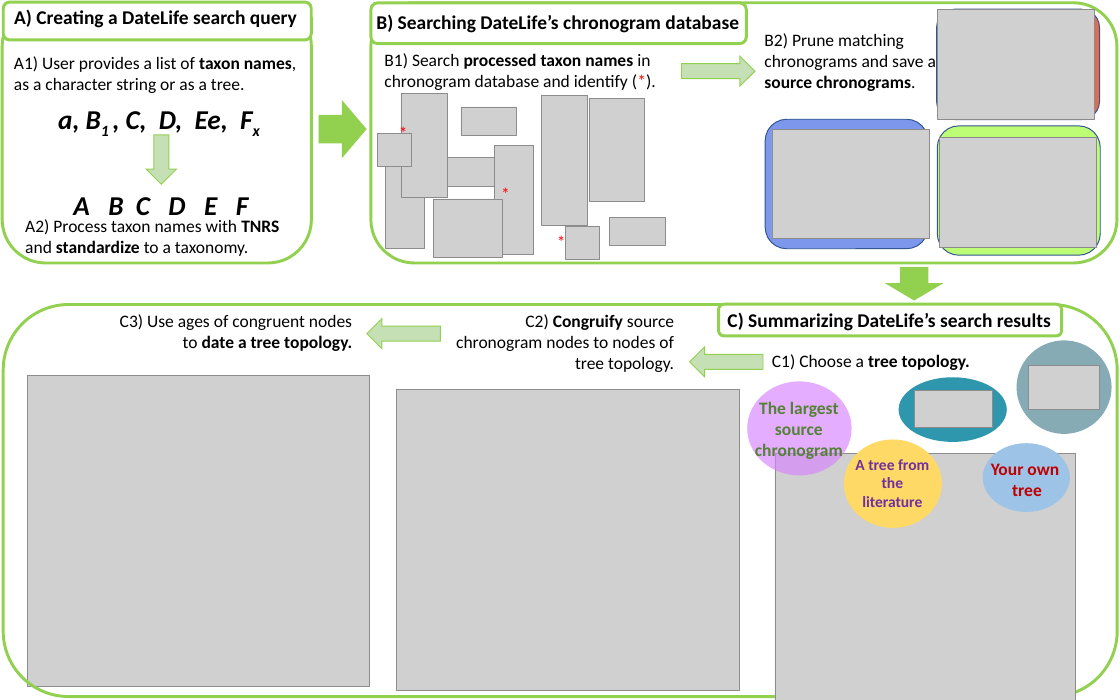
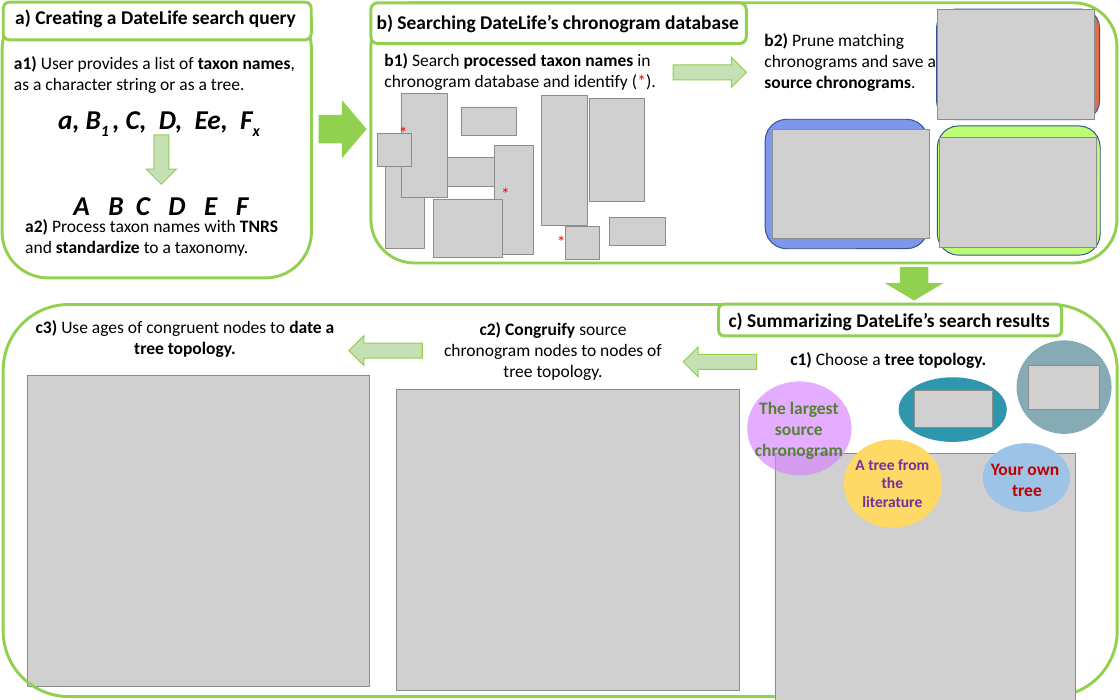
Before and after one commit to LunaSare/datelifeMS1, a slide deck: slide 1 of figures/figure-workflow/figure1-new.pptx. Drawn at 1120x700 pixels with LibreOffice and Linux fonts; fonts in the diff are those of the drawing; grey boxes stand for pictures. Boxes give left, top, right and bottom in pixels: in the first picture for what was removed or moved away, otherwise in the second. Text is boxed around its words. In the diff, an @@ line names an element or a change of style, - is before the commit and + after.

```diff
--- a/figures/figure-workflow/figure1-new.pptx
+++ b/figures/figure-workflow/figure1-new.pptx
@@ rounded rectangle: place and size @@
-rounded rectangle at <box>2,3,312,263</box>
+rounded rectangle at <box>2,3,312,278</box>
@@ text at <box>15,10,296,28</box>: text changed @@
-A) Creating a DateLife search query
+a) Creating a DateLife search query
@@ text at <box>377,14,739,33</box>: text changed @@
-B) Searching DateLife’s chronogram database
+b) Searching DateLife’s chronogram database
@@ text at <box>14,56,295,93</box>: text changed @@
-A1) User provides a list of taxon names, as a character string or as a tree.
+a1) User provides a list of taxon names, as a character string or as a tree.
@@ text at <box>384,53,650,90</box>: text changed @@
-B1) Search processed taxon names in chronogram database and identify (*).
+b1) Search processed taxon names in chronogram database and identify (*).
@@ right arrow: place and size @@
-right arrow at <box>682,56,755,86</box>
+right arrow at <box>673,57,746,88</box>
@@ text at <box>764,33,943,91</box>: text changed @@
-B2) Prune matching chronograms and save as source chronograms.
+b2) Prune matching chronograms and save as source chronograms.
@@ text at <box>25,219,278,256</box>: text changed @@
-A2) Process taxon names with TNRS and standardize to a taxonomy.
+a2) Process taxon names with TNRS and standardize to a taxonomy.
@@ text at <box>36,320,335,357</box>: text changed @@
-C3) Use ages of congruent nodes to date a tree topology.
+c3) Use ages of congruent nodes to date a tree topology.
@@ text at <box>444,322,662,380</box>: text changed @@
-C2) Congruify source chronogram nodes to nodes of tree topology.
+c2) Congruify source chronogram nodes to nodes of tree topology.
@@ text at <box>729,312,1050,331</box>: text changed @@
-C) Summarizing DateLife’s search results
+c) Summarizing DateLife’s search results
@@ right arrow: place and size @@
-right arrow at <box>367,318,440,349</box>
+right arrow at <box>349,336,423,366</box>
@@ right arrow: place and size @@
-right arrow at <box>690,347,763,377</box>
+right arrow at <box>683,347,757,377</box>
@@ text at <box>790,352,986,368</box>: text changed @@
-C1) Choose a tree topology.
+c1) Choose a tree topology.
```
Also in this commit, not shown: 9 other files.
